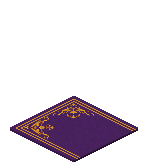
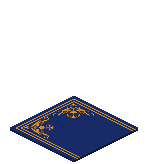
Before/after of a (148, 164) layered artwork. What changed in the layer stack:
pixels changed over 10, 96, 138, 162 (layer not identified)
